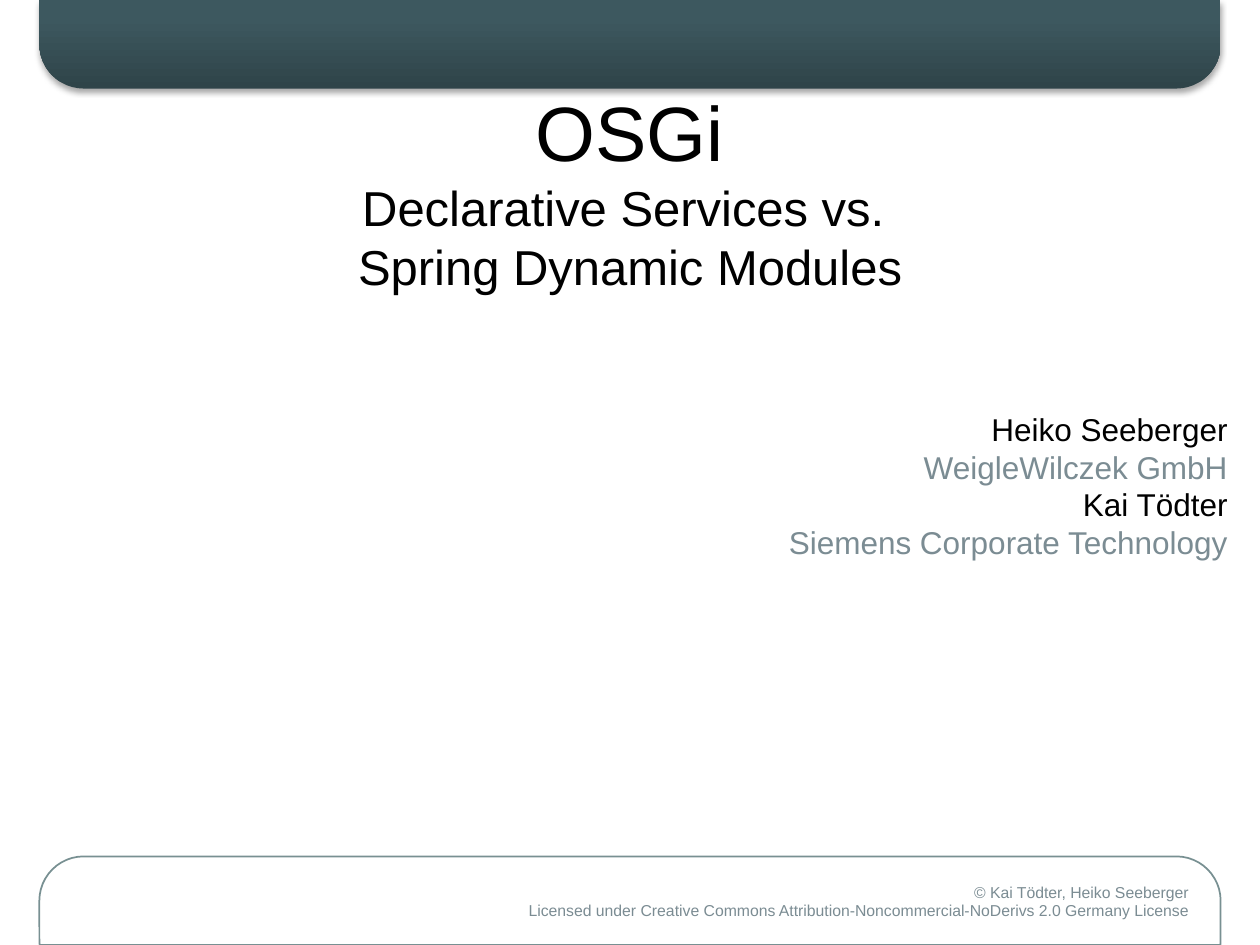
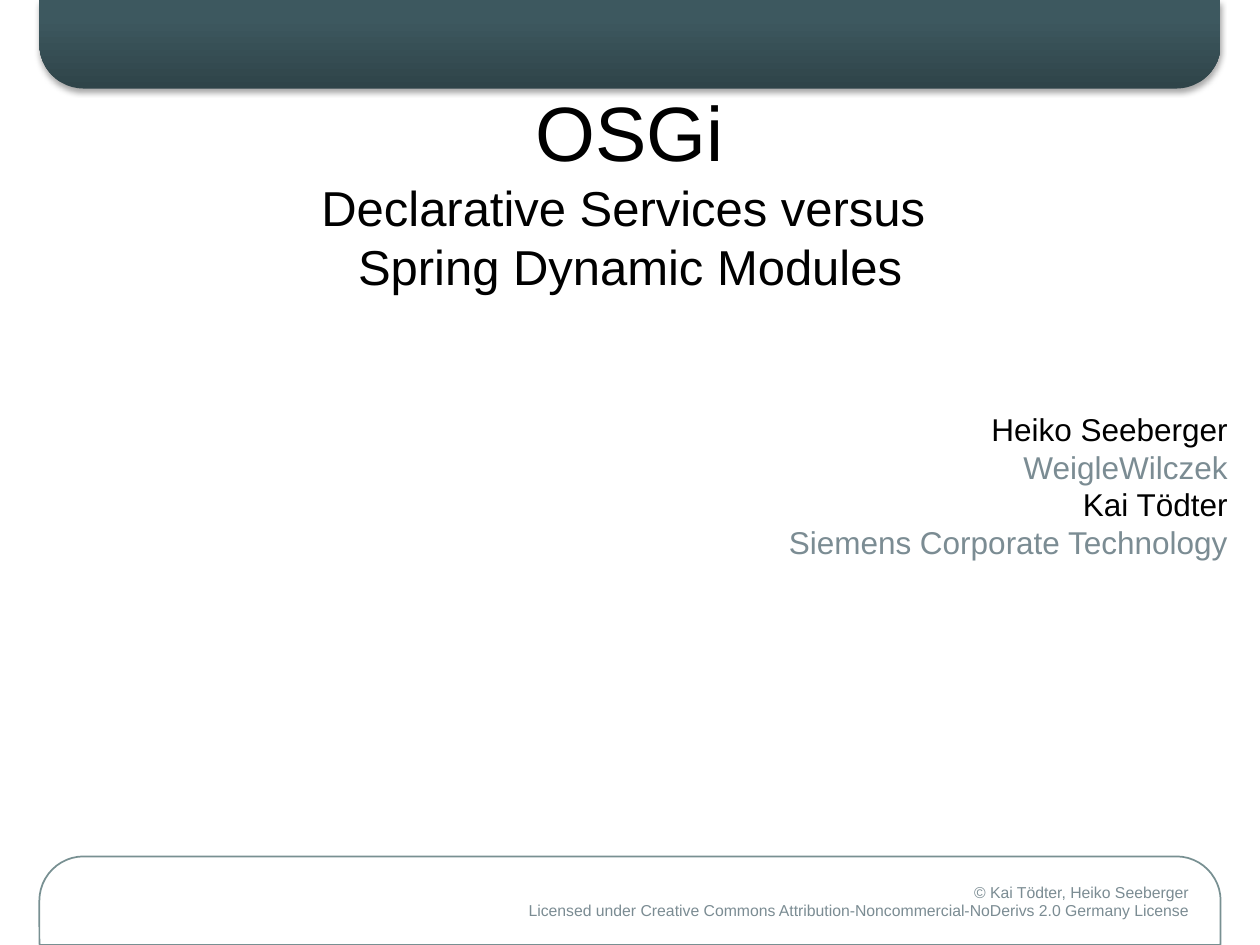
Before and after one commit to osgi-forks/osgi-person-manager, a slide deck: slide 1 of presentations/WJAX2008 DS-DM.pptx. Drawn at 1260x945 pixels with LibreOffice and Linux fonts; fonts in the diff are those of the drawing; background and template pictures are left out. Boxes give left, top, right and bottom in pixels: in the first picture for what was removed or moved away, otherwise in the second. Text is boxed around its words. In the diff, an @@ line names an element or a change of style, - is before the commit and + after.

Commit message:
Added Spring DM slides

```diff
--- a/presentations/WJAX2008 DS-DM.pptx
+++ b/presentations/WJAX2008 DS-DM.pptx
@@ title at bbox=[321, 105, 925, 295]: text changed @@
-OSGi
-Declarative Services vs.
-Spring Dynamic Modules
+OSGi
+Declarative Services versus
+Spring Dynamic Modules
@@ subtitle at bbox=[789, 418, 1228, 560]: text changed @@
-Heiko Seeberger
-WeigleWilczek GmbH
-Kai Tödter
-Siemens Corporate Technology
+Heiko Seeberger
+WeigleWilczek
+Kai Tödter
+Siemens Corporate Technology
```
Also in this commit, not shown: 14 other slides changed, 13 slides added, 2 slides removed.
